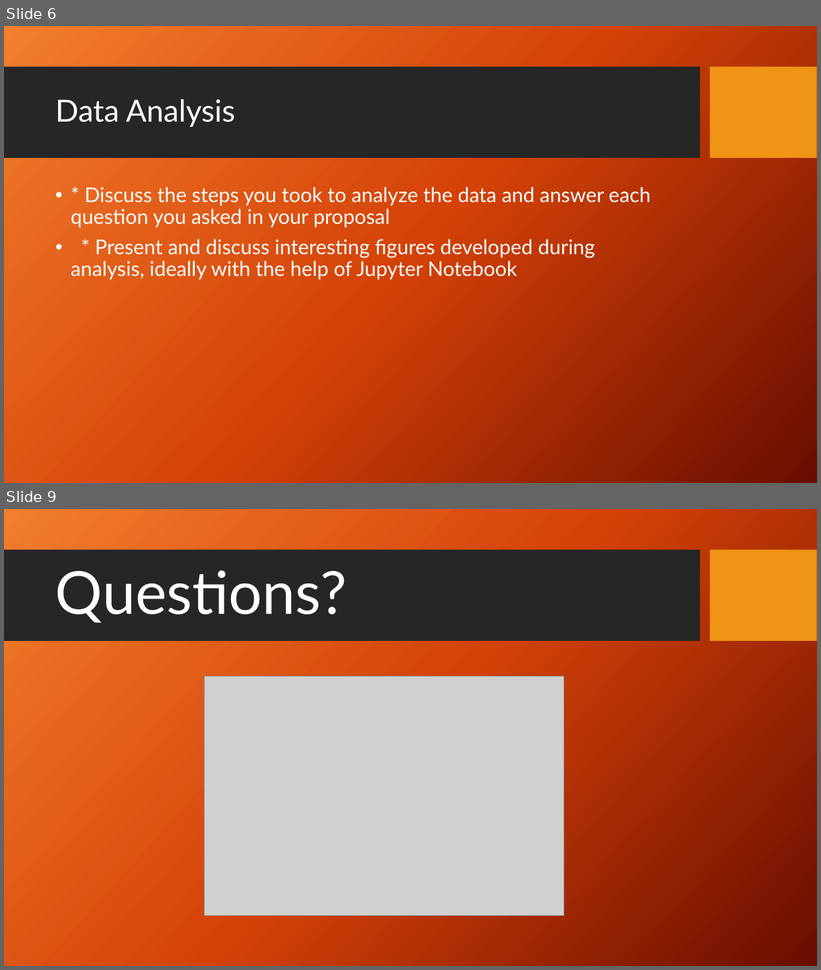
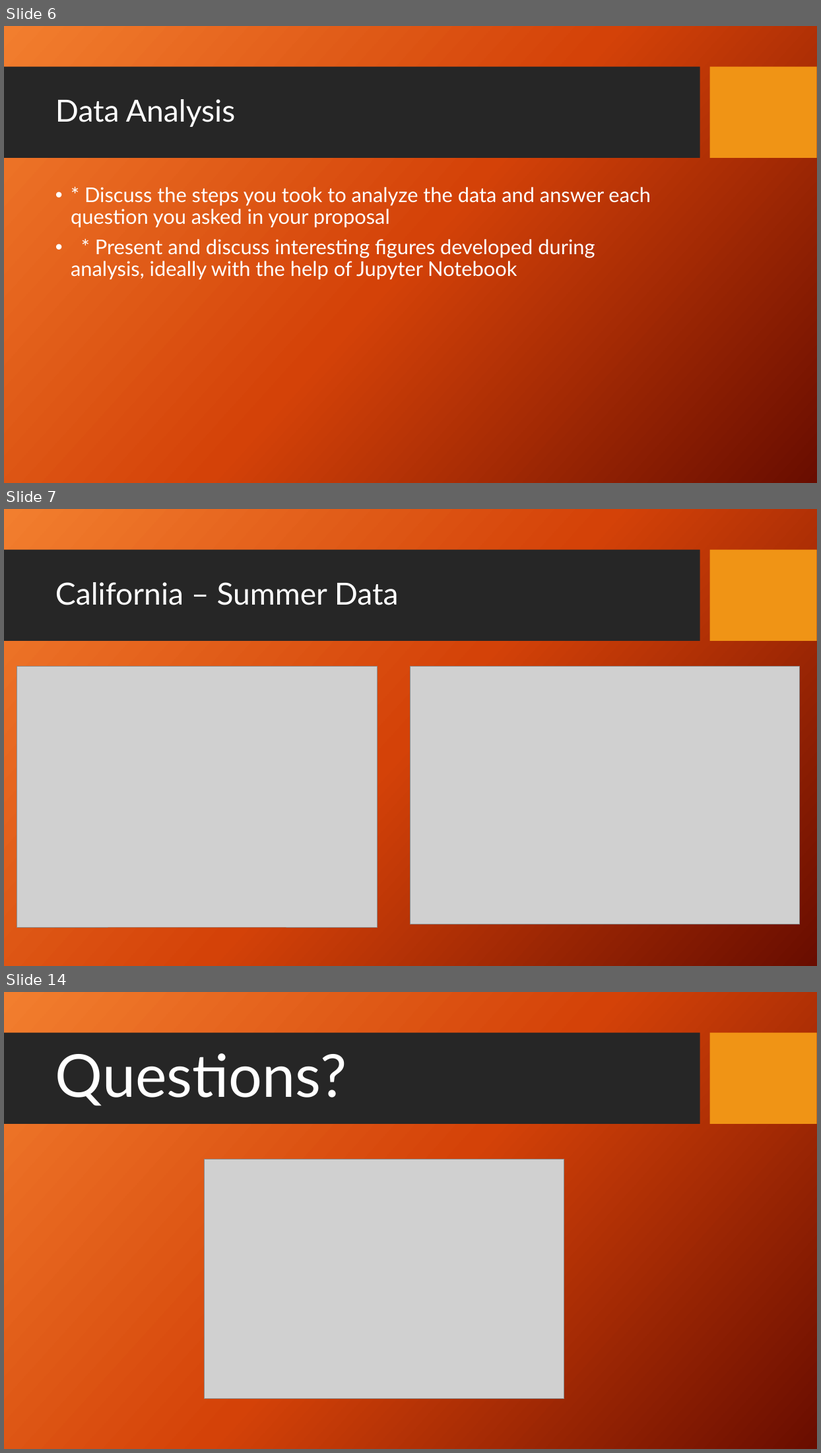
Before and after one commit to KennytheSun/Global_Warming_Repo, a slide deck: CO2emissionsVsTempPP.pptx. Shown one above the other, each under a label of ours: slides 6 and 9 before the commit, slides 6, 7 and 14 after it; the slides between them are not shown. The pictures are 821x970 and 821x1453 pixels, drawn with LibreOffice and Linux fonts; fonts in the diff are those of the drawing; grey boxes stand for pictures; background and template pictures are left out. Boxes give left, top, right and bottom in pixels: in the first picture for what was removed or moved away, otherwise in the second. Text is boxed around its words. In the diff, an @@ line names an element or a change of style, - is before the commit and + after.

```diff
--- a/CO2emissionsVsTempPP.pptx
+++ b/CO2emissionsVsTempPP.pptx
@@ slide 7 added at (4,509,817,966), background picture (left out); not listed: 2 template elements that a slide beside it also shows @@
@@ title added at (55,582,399,605), 36 pt, text #FFFFFF @@
+California – Summer Data
@@ picture added at (17,666,377,927) @@
@@ picture added at (411,666,800,924) @@
@@ what was slide 9 is now slide 14 @@
```
Also in this commit, not shown: 4 slides changed, 4 other slides added, 4 other files.
